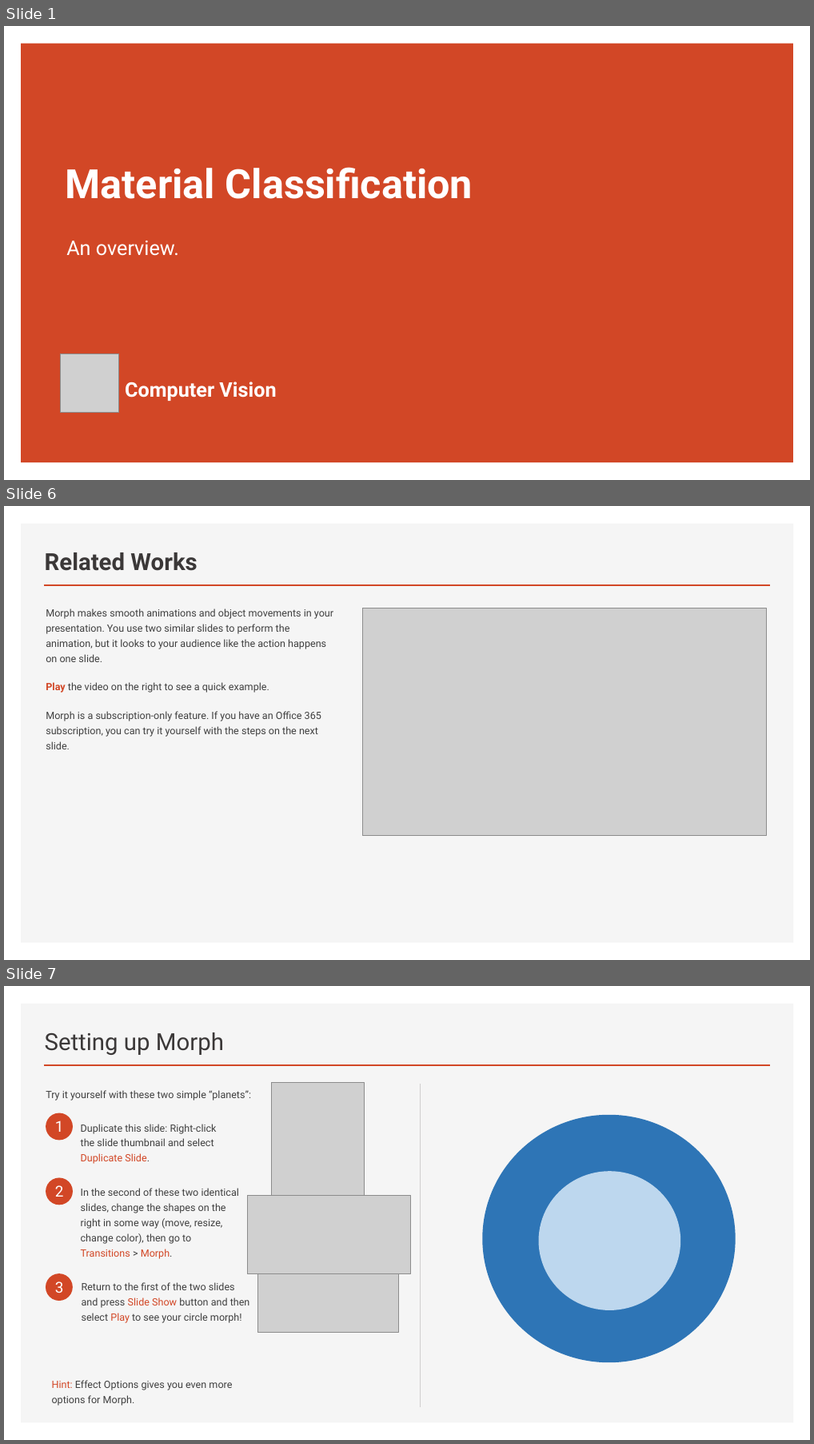
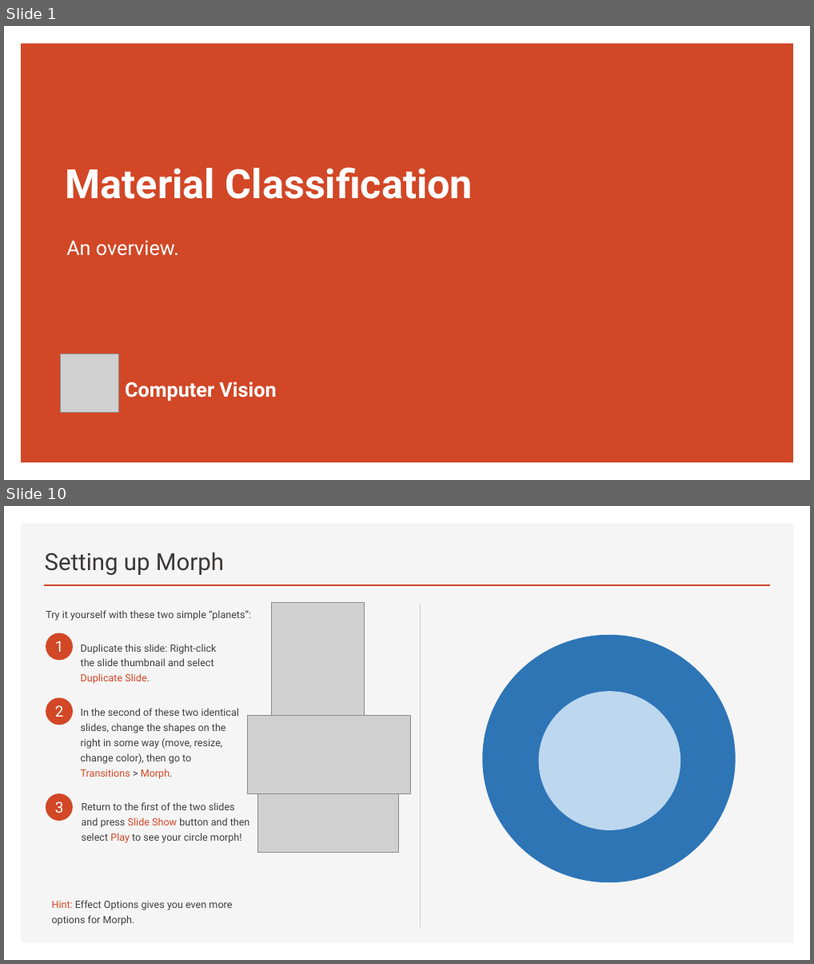
Before and after one commit to truongphucanh/material-classification, a slide deck: summary/slides/main.pptx. Shown one above the other, each under a label of ours: slides 1, 6 and 7 before the commit, slides 1 and 10 after it; the slides between them are not shown. The pictures are 814x1444 and 814x964 pixels, drawn with LibreOffice and Linux fonts; fonts in the diff are those of the drawing; grey boxes stand for pictures. Boxes give left, top, right and bottom in pixels: in the first picture for what was removed or moved away, otherwise in the second. Text is boxed around its words. In the diff, an @@ line names an element or a change of style, - is before the commit and + after.

Commit message:
feat: Add related-works and datasets sections in summary slide

```diff
--- a/summary/slides/main.pptx
+++ b/summary/slides/main.pptx
@@ slide 6 removed at (x1=4, y1=506, x2=810, y2=960), background #1F1F1F; not listed: 2 template elements that a slide beside it also shows @@
@@ title removed at (x1=45, y1=552, x2=197, y2=571) @@
-Related Works
@@ text removed at (x1=46, y1=608, x2=334, y2=749) @@
-Morph makes smooth animations and object movements in your presentation. You use two similar slides to perform the animation, but it looks to your audience like the action happens on one slide.
-Play the video on the right to see a quick example.
-Morph is a subscription-only feature. If you have an Office 365 subscription, you can try it yourself with the steps on the next slide.
@@ picture removed at (x1=362, y1=608, x2=767, y2=835) @@
@@ what was slide 7 is now slide 10 @@
```
Also in this commit, not shown: 6 slides changed, 5 slides added.
